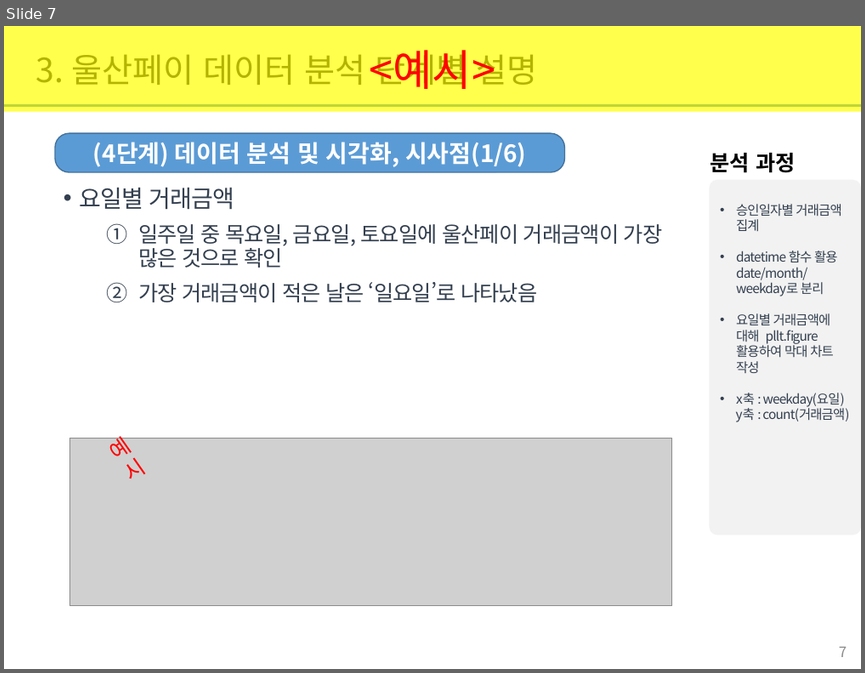
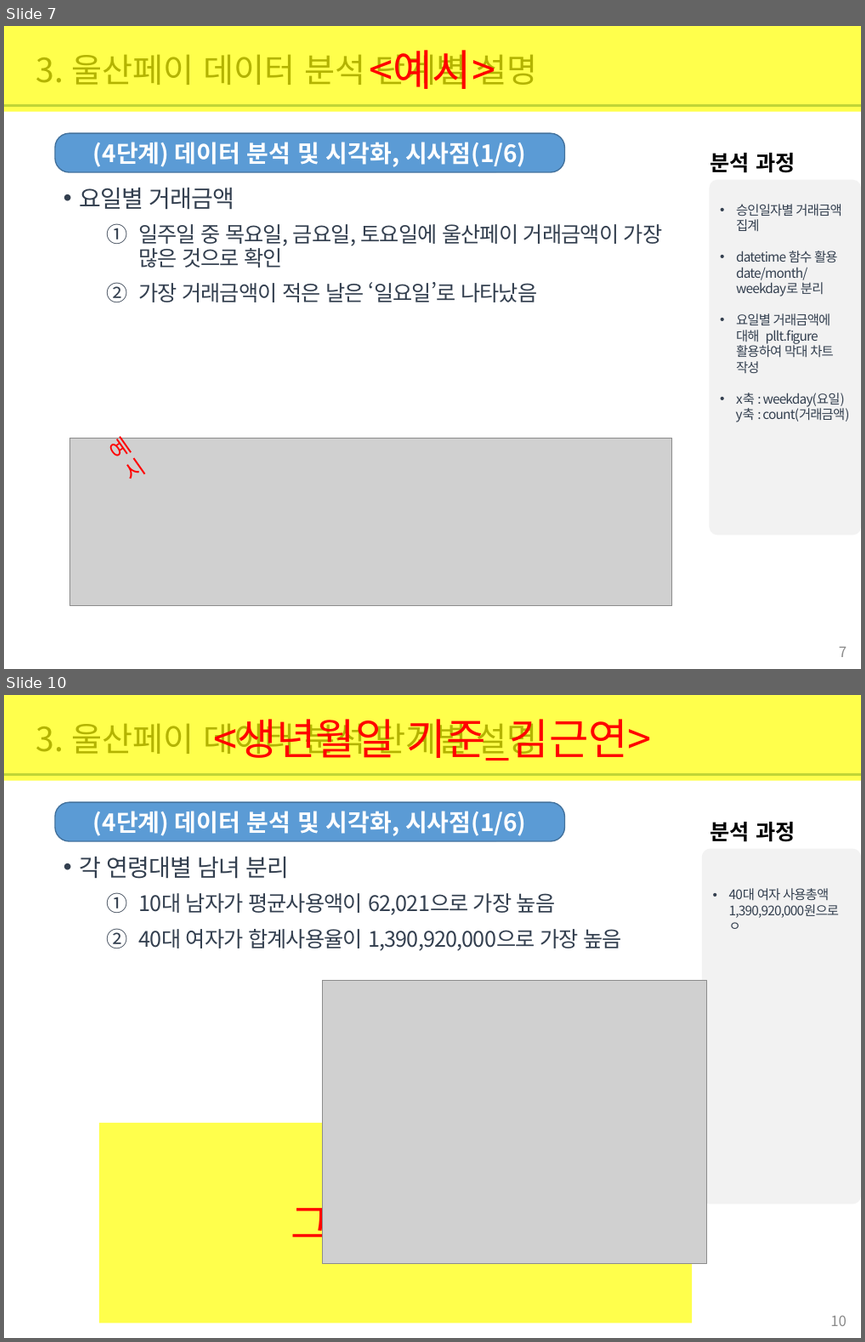
Before and after one commit to jamesjhk/Project_B, a slide deck: 빅데이터 기반 울산페이 사용 분석 보고서_ProjectB.pptx. Shown one above the other, each under a label of ours: slide 7 before the commit, slides 7 and 10 after it; the slides between them are not shown. The pictures are 865x673 and 865x1342 pixels, drawn with LibreOffice and Linux fonts; fonts in the diff are those of the drawing; grey boxes stand for pictures. Boxes give left, top, right and bottom in pixels: in the first picture for what was removed or moved away, otherwise in the second. Text is boxed around its words. In the diff, an @@ line names an element or a change of style, - is before the commit and + after.

Commit message:
연령별 추가ppt

```diff
--- a/빅데이터 기반 울산페이 사용 분석 보고서_ProjectB.pptx
+++ b/빅데이터 기반 울산페이 사용 분석 보고서_ProjectB.pptx
@@ slide 10 added at (4, 695, 861, 1338), background #FFFFFF; not listed: 2 template elements that a slide beside it also shows @@
@@ rectangle added at (4, 695, 861, 781), fill #FFFF00 at 70% opacity, 36 pt, text #FF0000 @@
+<생년월일 기준_김근연>
@@ text added at (36, 719, 537, 760), 28 pt, text #000000 @@
+3. 울산페이 데이터 분석 단계별 설명
@@ rounded rectangle added at (55, 802, 565, 841), fill #5B9BD5, outline #43739E 1 pt, 20 pt, text #FFFFFF, bold @@
+(4단계) 데이터 분석 및 시각화, 시사점(1/6)
@@ text added at (710, 822, 794, 842), 18 pt, text #000000, bold @@
+분석 과정
@@ text added at (80, 857, 290, 879), 20 pt, text #333F50 @@
+• 각 연령대별 남녀 분리
@@ rounded rectangle added at (702, 848, 861, 1204), fill #F2F2F2, 11 pt, text #333F50 @@
+• 40대 여자 사용총액 1,390,920,000원으로 ㅇ
@@ text added at (138, 893, 622, 951), 18 pt, text #333F50 @@
+  1. 10대 남자가 평균사용액이 62,021으로 가장 높음
+  2. 40대 여자가 합계사용율이 1,390,920,000으로 가장 높음
@@ picture added at (323, 981, 707, 1263) @@
@@ rectangle added at (99, 1123, 692, 1323), fill #FFFF00 at 70% opacity, 36 pt, text #FF0000 @@
+그래프 삽입
```
Also in this commit, not shown: 7 slides changed, 2 other slides added, 2 slides removed.
